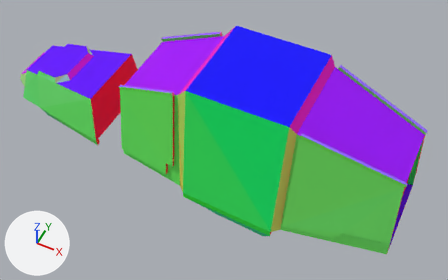
An edit to the Blender file AT-AT/AT-AT.blend, drawn before and after from the same camera.
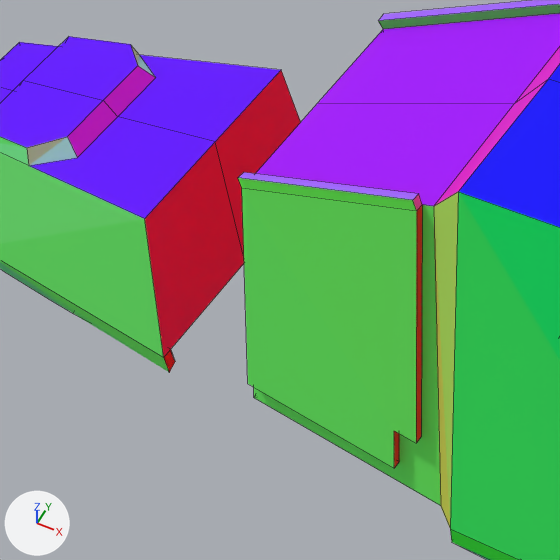
Old and new are each drawn whole from a 50 mm lens placed at (4.91, -8.28, 16.41), pointed at (0.86, -0.2, 6.3) and again close up on the part from 10% to 48% of the width and 12% to 72% of the height. The axes (+X, +Y, +Z) are drawn at lower left. The lights are the same throughout. The last two pictures show the newer version. The close-ups show mesh edges as thin lines.

In view in the first close-up: 'Body', 'Cube'.
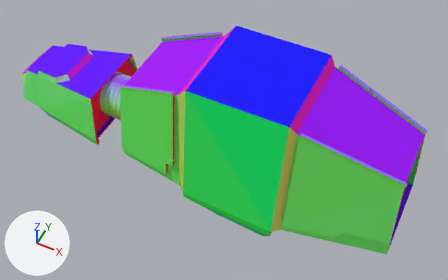
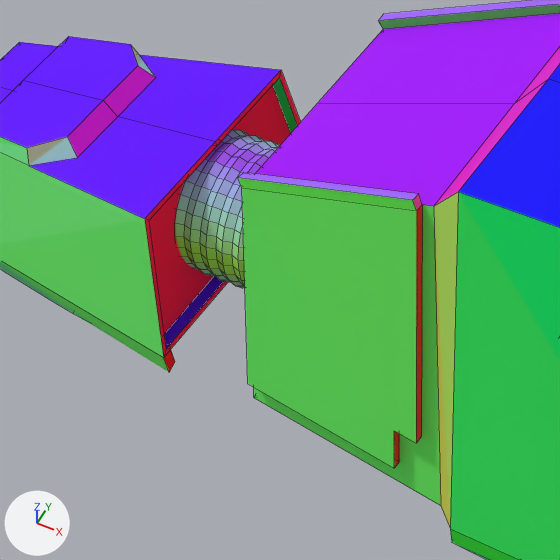
Changed parts and their boxes [x1, y1, x2, y2] in the close-ups (560 x 560 px):
'Neck', added: after [175, 130, 279, 288]
part 1 of me_cube, reshaped: [145, 71, 300, 357] in both

The change in detail:
me_cube is used by ob_cube; location (-3.017, 0.0, 6.671).
me_cube had 48 vertices, 31 faces and spanned x -1.54..1.0, y -1.04..0.0, z -1.35..0.16.
me_cube now has 58 vertices, 39 faces and spans x -1.54..1.0, y -1.04..0.0, z -1.35..0.16.
Part 1, on me_cube:
1 face is deleted.
5 vertices are added at (0.83, 0.0, 0.11), (0.9, 0.0, -0.96), (0.83, -0.81, 0.11), (0.9, -0.99, -0.96), (0.9, -0.96, -0.96).
5 new vertices lie (0.1, 0.0, 0.0) away from vertices in x 0.83..0.9, y -0.99..0.0, z -0.96..0.11.
9 new faces join them.
Mesh me_cylinder is new.
It has 96 vertices, 64 faces and spans x -1.05..1.05, y -1.05..1.05, z -1.0..1.0.
It uses material mat_normals.
Object 'Neck' (ob_neck) is new; it shows me_cylinder.
Its location is (-2.163, 0.0, 6.233).
Its rotation in degrees is (0, 90, 0).
Its scale is (0.502, 0.502, 0.0651).
It gains a ARRAY modifier named 'Array'.
Modifier setting: count = 9.
Modifier setting: relative_offset_displace = (0.0, 0.0, 1.0).
